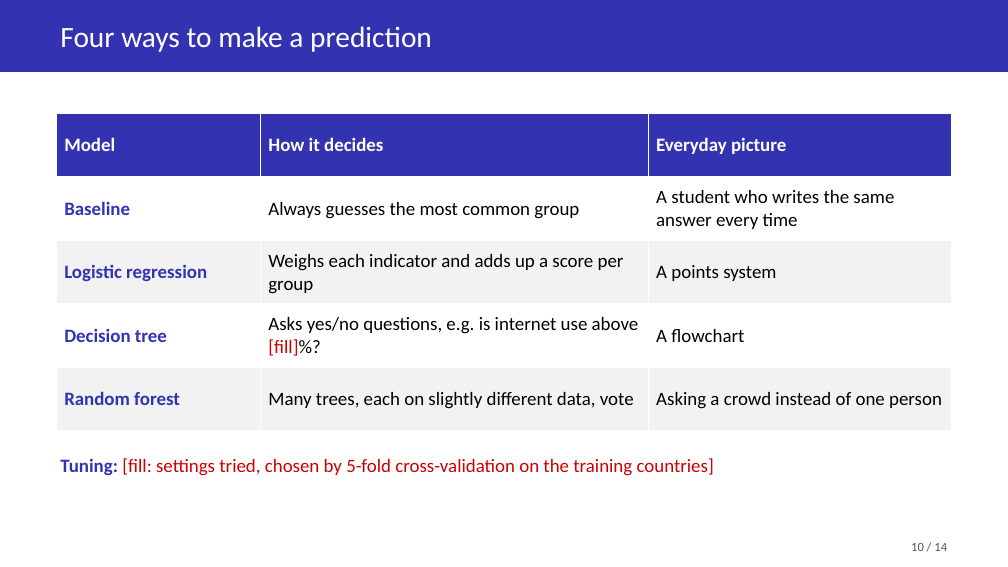
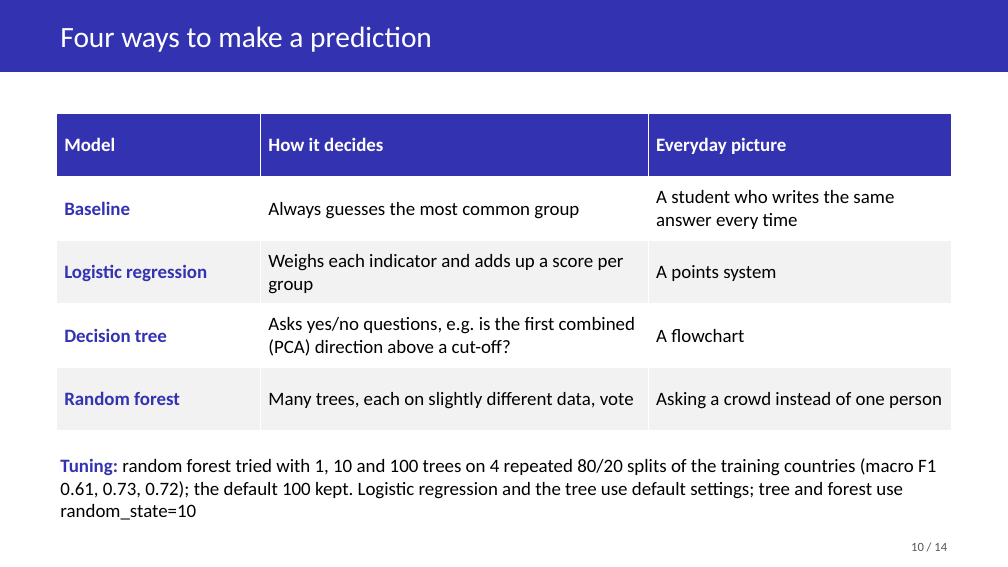
Before and after one commit to Soemon007/DS203_GroupProject, a slide deck: slide 10 of deliverables/DS203_Slides.pptx. Drawn at 1008x567 pixels with LibreOffice and Linux fonts; fonts in the diff are those of the drawing. Boxes give left, top, right and bottom in pixels: in the first picture for what was removed or moved away, otherwise in the second. Text is boxed around its words. In the diff, an @@ line names an element or a change of style, - is before the commit and + after.

```diff
--- a/deliverables/DS203_Slides.pptx
+++ b/deliverables/DS203_Slides.pptx
@@ table at [57, 113, 951, 431] @@
-row 4, column 2: Asks yes/no questions, e.g. is internet use above [fill]%?
+row 4, column 2: Asks yes/no questions, e.g. is the first combined (PCA) direction above a cut-off?
@@ text at [60, 458, 936, 499]: text changed; text colour #CC0000 to #000000 @@
-Tuning: [fill: settings tried, chosen by 5-fold cross-validation on the training countries]
+Tuning: random forest tried with 1, 10 and 100 trees on 4 repeated 80/20 splits of the training countries (macro F1 0.61, 0.73, 0.72); the default 100 kept. Logistic regression and the tree use default settings; tree and forest use random_state=10
```
Also in this commit, not shown: 5 other slides changed.
